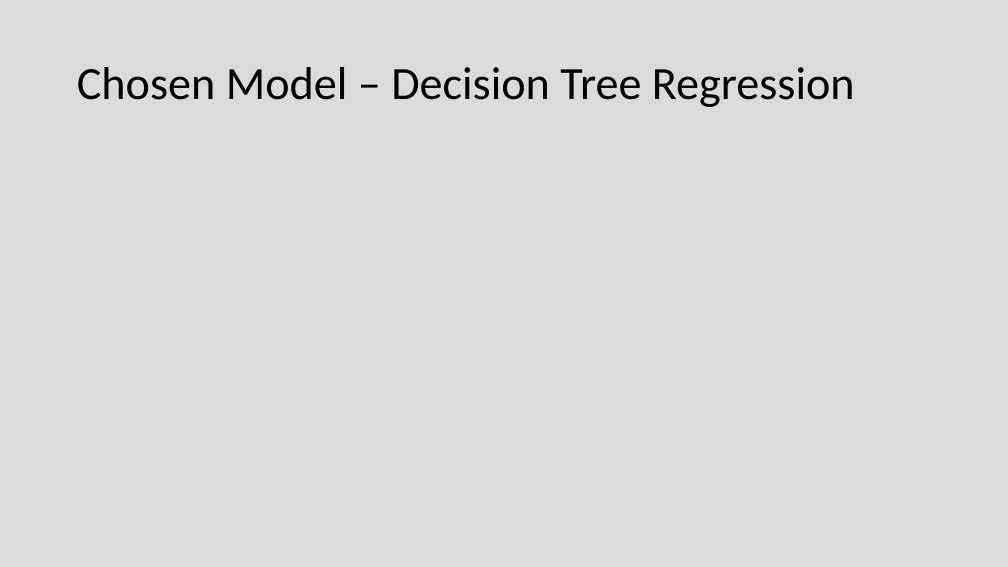
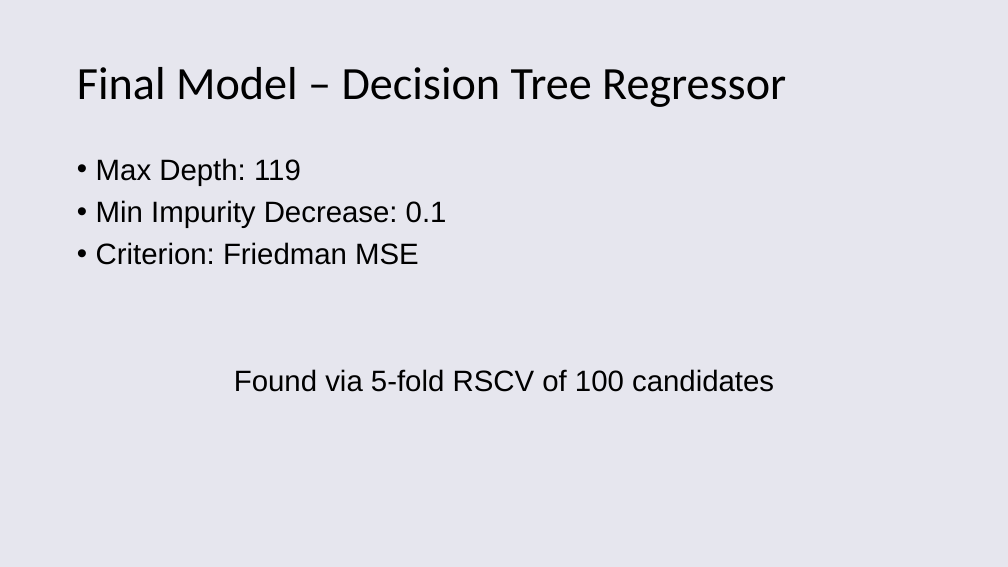
Before and after one commit to noahscantron/Springboard, a slide deck: slide 11 of Capstone Projects/Capstone_2_WalmartSalesForecasting/Walmart Sales Forecasting Presentation.pptx (slide 10 before the commit). Drawn at 1008x567 pixels with LibreOffice and Linux fonts; fonts in the diff are those of the drawing. Boxes give left, top, right and bottom in pixels: in the first picture for what was removed or moved away, otherwise in the second. Text is boxed around its words. In the diff, an @@ line names an element or a change of style, - is before the commit and + after.

```diff
--- a/Capstone Projects/Capstone_2_WalmartSalesForecasting/Walmart Sales Forecasting Presentation.pptx
+++ b/Capstone Projects/Capstone_2_WalmartSalesForecasting/Walmart Sales Forecasting Presentation.pptx
@@ background #DBDBDB to #E6E6EE @@
@@ title at (x1=77, y1=67, x2=786, y2=107): text changed @@
-Chosen Model – Decision Tree Regression
+Final Model – Decision Tree Regressor
@@ text added at (x1=96, y1=158, x2=774, y2=392), 28 pt, text #000000 @@
+• Max Depth: 119
+• Min Impurity Decrease: 0.1
+• Criterion: Friedman MSE
+Found via 5-fold RSCV of 100 candidates
```
Also in this commit, not shown: 10 other slides changed, 1 slide added, 3 other files.
